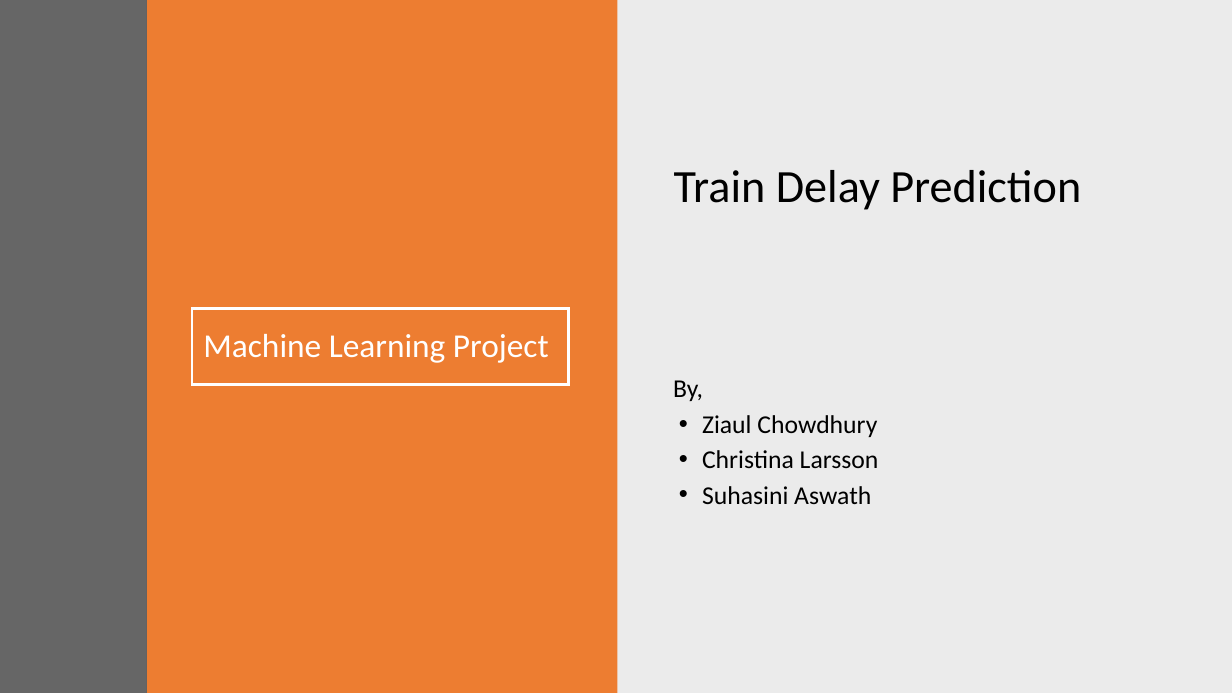
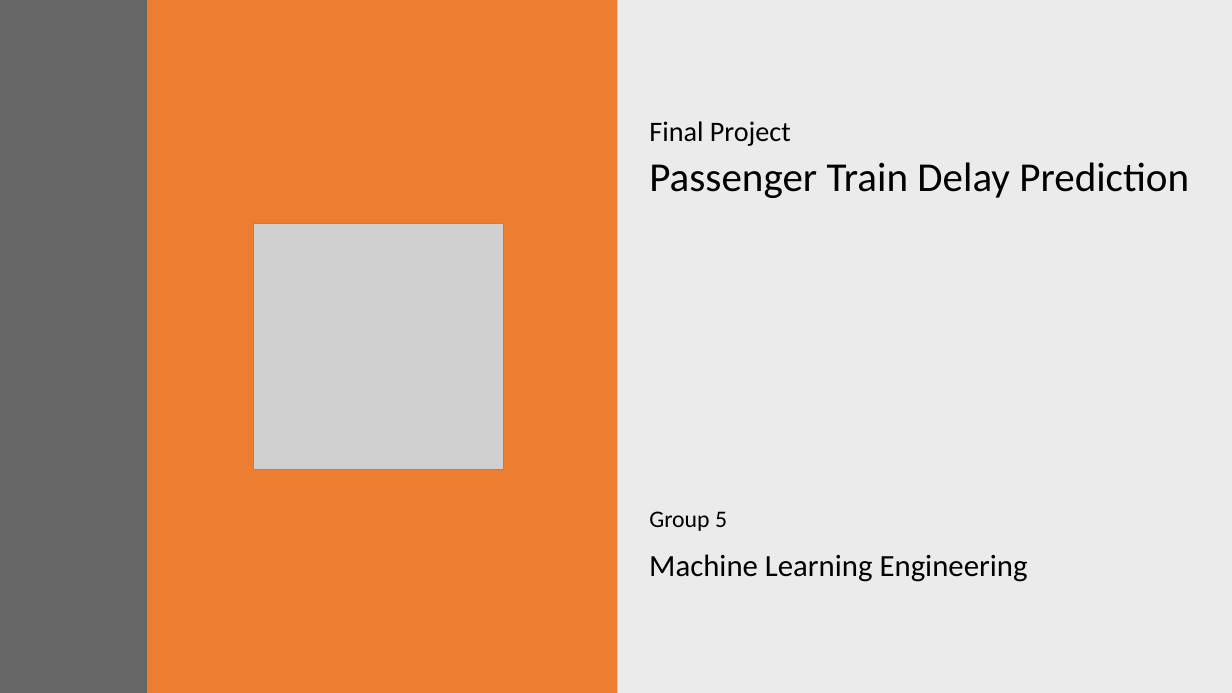
Before and after one commit to ziaulchowdhury/train-delay-prediction-system, a slide deck: slide 1 of documentation/ML_Project.pptx. Drawn at 1232x693 pixels with LibreOffice and Linux fonts; fonts in the diff are those of the drawing; grey boxes stand for pictures. Boxes give left, top, right and bottom in pixels: in the first picture for what was removed or moved away, otherwise in the second. Text is boxed around its words. In the diff, an @@ line names an element or a change of style, - is before the commit and + after.

```diff
--- a/documentation/ML_Project.pptx
+++ b/documentation/ML_Project.pptx
@@ subtitle at [649,121,1189,198]: text changed; size 36 to 32 pt @@
-Train Delay Prediction
+Final Project
+Passenger Train Delay Prediction
@@ picture added at [254,224,504,470] @@
@@ title removed at [192,309,568,385] @@
-Machine Learning Project
@@ text at [649,511,727,531]: text changed; size 20 to 18.5 pt @@
-By,
-• Ziaul Chowdhury
-• Christina Larsson
-• Suhasini Aswath
+Group 5
@@ text added at [649,554,1028,582], 24 pt, text #000000 @@
+Machine Learning Engineering
```
Also in this commit, not shown: 2 other slides changed, 6 slides added, 6 slides removed.
